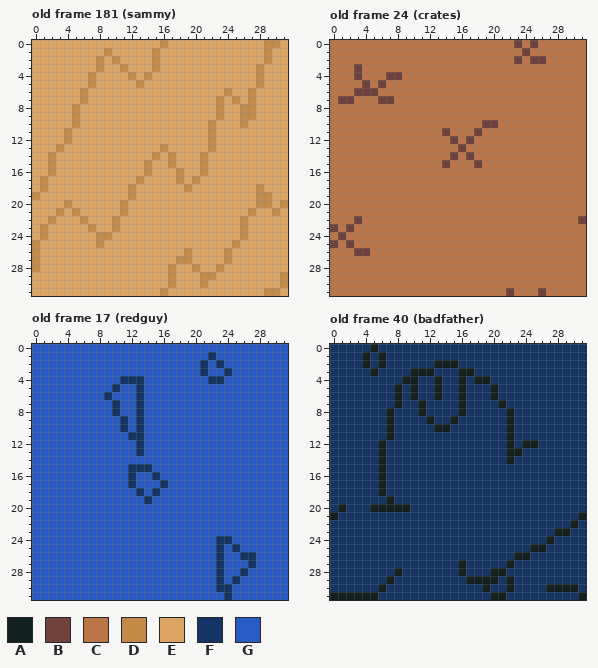
Two versions of one pixel-art file, ASSETs/graphics/patterns.aseprite. Above is the file before it was changed.
32x32 pixels, 213 frames. Shown: old frame 181 (sammy), old frame 24 (crates), old frame 17 (redguy), old frame 40 (badfather). The commit also changed other frames, which this record leaves out.
Palette (. is transparent): A #122020  B #71413b  C #bb7547  D #c38a47  E #dba463  F #143464  G #285cc4
Pixels before, old frame 181 (sammy), first column x 0:
 0 EEEEEEEEEEEEEEEEDEEEEEEEEEEEEDDE
 1 EEEEEEEEEDEEEEEDEEEEEEEEEEEEEDEE
 2 EEEEEEEEDEDEEEEDEEEEEEEEEEEEEDEE
 3 EEEEEEEEDEEDEEEDEEEEEEEEEEEEDEEE
 4 EEEEEEEDEEEEDEDEEEEEEEEEEEEEDEEE
 5 EEEEEEEDEEEEEDEEEEEEEEEEEEEEDEEE
 6 EEEEEEDEEEEEEEEEEEEEEEEEDEEDEEEE
 7 EEEEEEDEEEEEEEEEEEEEEEEDEDEDEEEE
 8 EEEEEDEEEEEEEEEEEEEEEEEDEEDDEEEE
 9 EEEEEDEEEEEEEEEEEEEEEEEDEEDDEEEE
10 EEEEEDEEEEEEEEEEEEEEEEDEEEDEEEEE
11 EEEEDEEEEEEEEEEEEEEEEEDEEEEEEEEE
12 EEEEDEEEEEEEEEEEEEEEEEDEEEEEEEEE
13 EEEDEEEEEEEEEEEEDEEEEEDEEEEEEEEE
14 EEDEEEEEEEEEEEEDEDEEEDEEEEEEEEEE
15 EEDEEEEEEEEEEEDEEDEEEDEEEEEEEEEE
16 EEDEEEEEEEEEEEDEEEDEEDEEEEEEEEEE
17 EDEEEEEEEEEEEDEEEEDEDEEEEEEEEEEE
18 EDEEEEEEEEEEDEEEEEEDEEEEEEEEDEEE
19 DEEEEEEEEEEEDEEEEEEEEEEEEEEEDDEE
20 EEEEDEEEEEEDEEEEEEEEEEEEEEEEDDED
21 EEEDEDEEEEEDEEEEEEEEEEEEEEEDEEDE
22 EEDEEEDEEEDEEEEEEEEEEEEEEEDEEEEE
23 EDEEEEEDEEDEEEEEEEEEEEEEEEDEEEEE
24 EDEEEEEEDDEEEEEEEEEEEEEEEEDEEEEE
25 DEEEEEEEDEEEEEEEEEEEEEEEEDEEEEEE
26 DEEEEEEEEEEEEEEEEEEDEEEEDEEEEEEE
27 DEEEEEEEEEEEEEEEEEDDEEEEDEEEEEEE
28 DEEEEEEEEEEEEEEEEDEEDEEDEEEEEEEE
29 EEEEEEEEEEEEEEEEEDEEEDDEEEEEEEED
30 EEEEEEEEEEEEEEEEEDEEEDEEEEEEEEED
31 EEEEEEEEEEEEEEEEDEEEEEEEEEEEEDDE
Pixels before, old frame 24 (crates), first column x 0:
 0 CCCCCCCCCCCCCCCCCCCCCCCBCBCCCCCC
 1 CCCCCCCCCCCCCCCCCCCCCCCCBCCCCCCC
 2 CCCCCCCCCCCCCCCCCCCCCCCBCBBCCCCC
 3 CCCBCCCCCCCCCCCCCCCCCCCCCCCCCCCC
 4 CCCBCCCBBCCCCCCCCCCCCCCCCCCCCCCC
 5 CCCCBCBCCCCCCCCCCCCCCCCCCCCCCCCC
 6 CCCBBBCCCCCCCCCCCCCCCCCCCCCCCCCC
 7 CBBCCCBBCCCCCCCCCCCCCCCCCCCCCCCC
 8 CCCCCCCCCCCCCCCCCCCCCCCCCCCCCCCC
 9 CCCCCCCCCCCCCCCCCCCCCCCCCCCCCCCC
10 CCCCCCCCCCCCCCCCCCCBBCCCCCCCCCCC
11 CCCCCCCCCCCCCCBCCCBCCCCCCCCCCCCC
12 CCCCCCCCCCCCCCCBCBCCCCCCCCCCCCCC
13 CCCCCCCCCCCCCCCCBCCCCCCCCCCCCCCC
14 CCCCCCCCCCCCCCCBCBCCCCCCCCCCCCCC
15 CCCCCCCCCCCCCCBCCCBCCCCCCCCCCCCC
16 CCCCCCCCCCCCCCCCCCCCCCCCCCCCCCCC
17 CCCCCCCCCCCCCCCCCCCCCCCCCCCCCCCC
18 CCCCCCCCCCCCCCCCCCCCCCCCCCCCCCCC
19 CCCCCCCCCCCCCCCCCCCCCCCCCCCCCCCC
20 CCCCCCCCCCCCCCCCCCCCCCCCCCCCCCCC
21 CCCCCCCCCCCCCCCCCCCCCCCCCCCCCCCC
22 CCCBCCCCCCCCCCCCCCCCCCCCCCCCCCCB
23 BCBCCCCCCCCCCCCCCCCCCCCCCCCCCCCC
24 CBCCCCCCCCCCCCCCCCCCCCCCCCCCCCCC
25 BCBCCCCCCCCCCCCCCCCCCCCCCCCCCCCC
26 CCCBBCCCCCCCCCCCCCCCCCCCCCCCCCCC
27 CCCCCCCCCCCCCCCCCCCCCCCCCCCCCCCC
28 CCCCCCCCCCCCCCCCCCCCCCCCCCCCCCCC
29 CCCCCCCCCCCCCCCCCCCCCCCCCCCCCCCC
30 CCCCCCCCCCCCCCCCCCCCCCCCCCCCCCCC
31 CCCCCCCCCCCCCCCCCCCCCCBCCCBCCCCC
Pixels before, old frame 17 (redguy), first column x 0:
 0 GGGGGGGGGGGGGGGGGGGGGGGGGGGGGGGG
 1 GGGGGGGGGGGGGGGGGGGGGGFGGGGGGGGG
 2 GGGGGGGGGGGGGGGGGGGGGFGFGGGGGGGG
 3 GGGGGGGGGGGGGGGGGGGGGFGGFGGGGGGG
 4 GGGGGGGGGGGFFFGGGGGGGGFFGGGGGGGG
 5 GGGGGGGGGGFGGFGGGGGGGGGGGGGGGGGG
 6 GGGGGGGGGFGGGFGGGGGGGGGGGGGGGGGG
 7 GGGGGGGGGGFGGFGGGGGGGGGGGGGGGGGG
 8 GGGGGGGGGGFGGFGGGGGGGGGGGGGGGGGG
 9 GGGGGGGGGGGFGFGGGGGGGGGGGGGGGGGG
10 GGGGGGGGGGGFGFGGGGGGGGGGGGGGGGGG
11 GGGGGGGGGGGGFFGGGGGGGGGGGGGGGGGG
12 GGGGGGGGGGGGGFGGGGGGGGGGGGGGGGGG
13 GGGGGGGGGGGGGFGGGGGGGGGGGGGGGGGG
14 GGGGGGGGGGGGGGGGGGGGGGGGGGGGGGGG
15 GGGGGGGGGGGGFFFGGGGGGGGGGGGGGGGG
16 GGGGGGGGGGGGFGGFGGGGGGGGGGGGGGGG
17 GGGGGGGGGGGGFGGGFGGGGGGGGGGGGGGG
18 GGGGGGGGGGGGGFGFGGGGGGGGGGGGGGGG
19 GGGGGGGGGGGGGGFGGGGGGGGGGGGGGGGG
20 GGGGGGGGGGGGGGGGGGGGGGGGGGGGGGGG
21 GGGGGGGGGGGGGGGGGGGGGGGGGGGGGGGG
22 GGGGGGGGGGGGGGGGGGGGGGGGGGGGGGGG
23 GGGGGGGGGGGGGGGGGGGGGGGGGGGGGGGG
24 GGGGGGGGGGGGGGGGGGGGGGGFFGGGGGGG
25 GGGGGGGGGGGGGGGGGGGGGGGFGFGGGGGG
26 GGGGGGGGGGGGGGGGGGGGGGGFGGFFGGGG
27 GGGGGGGGGGGGGGGGGGGGGGGFGGGFGGGG
28 GGGGGGGGGGGGGGGGGGGGGGGFGGFGGGGG
29 GGGGGGGGGGGGGGGGGGGGGGGFGFGGGGGG
30 GGGGGGGGGGGGGGGGGGGGGGGFFGGGGGGG
31 GGGGGGGGGGGGGGGGGGGGGGGGFGGGGGGG
Pixels before, old frame 40 (badfather), first column x 0:
 0 FFFFFAFFFFFFFFFFFFFFFFFFFFFFFFFF
 1 FFFFAFAFFFFFFFFFFFFFFFFFFFFFFFFF
 2 FFFFAFAFFFFFFAAAFFFFFFFFFFFFFFFF
 3 FFFFFAFFFFAAAFFFAAFFFFFFFFFFFFFF
 4 FFFFFFFFFAAFFAFFAFAAFFFFFFFFFFFF
 5 FFFFFFFFAFAFFAFFAFFFAFFFFFFFFFFF
 6 FFFFFFFFAFAFFAFFAFFFAFFFFFFFFFFF
 7 FFFFFFFFAFFAFFFFAFFFFAFFFFFFFFFF
 8 FFFFFFFAFFFAFFFFAFFFFFAFFFFFFFFF
 9 FFFFFFFAFFFFAFFAFFFFFFAFFFFFFFFF
10 FFFFFFFAFFFFFAAFFFFFFFAFFFFFFFFF
11 FFFFFFFAFFFFFFFFFFFFFFAFFFFFFFFF
12 FFFFFFAFFFFFFFFFFFFFFFAFAAFFFFFF
13 FFFFFFAFFFFFFFFFFFFFFFAAFFFFFFFF
14 FFFFFFAFFFFFFFFFFFFFFFAFFFFFFFFF
15 FFFFFFAFFFFFFFFFFFFFFFFFFFFFFFFF
16 FFFFFFAFFFFFFFFFFFFFFFFFFFFFFFFF
17 FFFFFFAFFFFFFFFFFFFFFFFFFFFFFFFF
18 FFFFFFAFFFFFFFFFFFFFFFFFFFFFFFFF
19 FFFFFFFAFFFFFFFFFFFFFFFFFFFFFFFF
20 FAFFFAAAAAFFFFFFFFFFFFFFFFFFFFFF
21 AFFFFFFFFFFFFFFFFFFFFFFFFFFFFFFA
22 FFFFFFFFFFFFFFFFFFFFFFFFFFFFFFAF
23 FFFFFFFFFFFFFFFFFFFFFFFFFFFFAAFF
24 FFFFFFFFFFFFFFFFFFFFFFFFFFFAFFFF
25 FFFFFFFFFFFFFFFFFFFFFFFFFAAFFFFF
26 FFFFFFFFFFFFFFFFFFFFFFFAAFFFFFFF
27 FFFFFFFFFFFFFFFFAFFFFFAFFFFFFFFF
28 FFFFFFFFAFFFFFFFAFFFAAFFFFFFFFFF
29 FFFFFFFAFFFFFFFFFAAAAFAFFFFFFFFF
30 FFFFFFAFFFFFFFFFFFFAFFAFFFFAAAAF
31 AAAAAAFFFFFFFFFFFFFFAAFFFFFFFFFA
And afterwards:
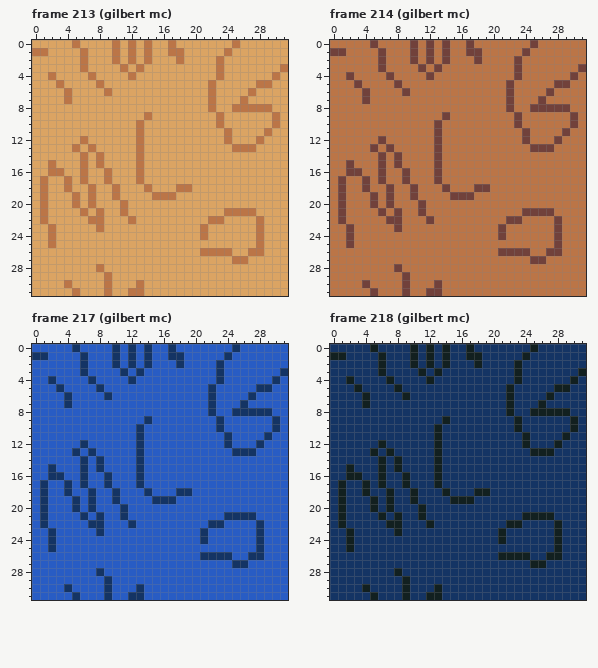
A new or re-ordered frame is compared with the old frame closest to it.
From old to new:
frames 213 -> 221
Changed rows in their new state; - is an unchanged pixel.
Frame 213 (gilbert mc) is new; against old frame 181 (sammy):
first column x 0:
 0 -----C----C-C-C-EC-------C---EE-
 1 CC----C--EC-C-CE-CC-----C----E--
 2 ------C-E-C-C-CE--C----C-----E--
 3 ------C-E--C-C-E-------C----E--C
 4 --C----C----C-E--------C----E-C-
 5 ---C---EC----E--------C-----CC--
 6 ----C-E--C------------C-E--C----
 7 ----C-E---------------CE-ECE----
 8 -----E----------------CE-CCCCC--
 9 -----E--------C--------C--EE--C-
10 -----E-------C--------EC--E---C-
11 ----E--------C--------E-C----C--
12 ----E-C------C--------E-C---C---
13 ---E-C-C-----C--E-----E--CCC----
14 --E---C-C----C-E-E---E----------
15 --C---C-C----CE--E---E----------
16 --CC--C--C---CE---E--E----------
17 -C--C-C--C---C----E-E-----------
18 -C--C--C--C-E-C---CC--------E---
19 EC---C-C--C-E--CCC----------EE--
20 -C--EC-C---C----------------EE-E
21 -C-E-EC-C--C------------CCCC--E-
22 -CE---ECC-E-C---------CC--E-C---
23 -EC----EC-E----------C----E-C---
24 -EC-----EE-----------C----E-C---
25 E-C-----E----------------E--C---
26 E------------------E-CCCC--CC---
27 E-----------------EE----ECC-----
28 E-------C--------E--E--E--------
29 ---------C-------E---EE--------E
30 ----C----C---C---E---E---------E
31 -----C---C--CC--E------------EE-
Frame 214 (gilbert mc) is new; against old frame 24 (crates):
first column x 0:
 0 -----B----B-B-B--B-----C--------
 1 BB----B---B-B-B--BB-------------
 2 ------B---B-B-B---B------CC-----
 3 ---C--B----B-B---------B-------B
 4 --BC----C---B----------B------B-
 5 ---BC-C-B-------------B-----BB--
 6 ---C-C---B------------B----B----
 7 -CC-B-CC--------------B---B-----
 8 ----------------------B--BBBBB--
 9 --------------B--------B------B-
10 -------------B-----CC--B------B-
11 -------------BC---C-----B----B--
12 ------B------B-C-C------B---B---
13 -----B-B-----B--C--------BBB----
14 ------B-B----B-C-C--------------
15 --B---B-B----BC---C-------------
16 --BB--B--B---B------------------
17 -B--B-B--B---B------------------
18 -B--B--B--B---B---BB------------
19 -B---B-B--B----BBB--------------
20 -B---B-B---B--------------------
21 -B----B-B--B------------BBBB----
22 -B-C---BB---B---------BB----B--C
23 C-------B------------B------B---
24 -CB------------------B------B---
25 C---------------------------B---
26 ---CC----------------BBBB--BB---
27 -------------------------BB-----
28 --------B-----------------------
29 ---------B----------------------
30 ----B----B---B------------------
31 -----B---B--BB--------C---C-----
Frame 217 (gilbert mc) is new; against old frame 17 (redguy):
first column x 0:
 0 -----F----F-F-F--F-------F------
 1 FF----F---F-F-F--FF---G-F-------
 2 ------F---F-F-F---F--G----------
 3 ------F----F-F-------G-FG------F
 4 --F----F---G-G--------G-------F-
 5 ---F----F-G--G--------F-----FF--
 6 ----F--------G--------F----F----
 7 ----F-----G--G--------F---F-----
 8 ----------G--G--------F--FFFFF--
 9 -----------G-GF--------F------F-
10 -----------G-----------F------F-
11 ------------G-----------F----F--
12 ------F-----------------F---F---
13 -----F-F-----------------FFF----
14 ------F-F----F------------------
15 --F---F-F---G-G-----------------
16 --FF--F--F--GF-G----------------
17 -F--F-F--F--GF--G---------------
18 -F--F--F--F--GFG--FF------------
19 -F---F-F--F---GFFF--------------
20 -F---F-F---F--------------------
21 -F----F-F--F------------FFFF----
22 -F-----FF---F---------FF----F---
23 --F-----F------------F------F---
24 --F------------------F-GG---F---
25 --F--------------------G-G--F---
26 ---------------------FF-F-G-F---
27 -----------------------G-FFG----
28 --------F--------------G--G-----
29 ---------F-------------G-G------
30 ----F----F---F---------GG-------
31 -----F---F--FF----------G-------
Frame 218 (gilbert mc) is new; against old frame 40 (badfather):
first column x 0:
 0 ----------A-A-A--A-------A------
 1 AA--F-----A-A-A--AA-----A-------
 2 ----F-----A-AF-F--A----A--------
 3 -----FA---F-FA--FF-----A-------A
 4 --A----A-FF-AF--F-FF---A------A-
 5 ---A------F--F--F---F-A-----AA--
 6 ----A---FAF--F--F---F-A----A----
 7 ----A---F--F----F----FA---A-----
 8 -------F---F----F--------AAAAA--
 9 -------F----F-AF------FA------A-
10 -------F------F-------FA------A-
11 -------F-----A--------F-A----A--
12 -------------A--------F--F--A---
13 -----AFA-----A--------FF-AAA----
14 --------A----A--------F---------
15 --A-----A----A------------------
16 --AA-----A---A------------------
17 -A--A----A---A------------------
18 -A--A-FA--A---A---AA------------
19 -A---A----A----AAA--------------
20 ------F-FF-A--------------------
21 FA----A-A--A------------AAAA---F
22 -A-----AA---A---------AA----A-F-
23 --A-----A------------A-------F--
24 --A------------------A-----FA---
25 --A----------------------FF-A---
26 ---------------------AA----AA---
27 ----------------F-----F--AA-----
28 ----------------F---FF----------
29 -------F-A-------FFFF-F---------
30 ----A-F--A---A-----F--F----FFFF-
31 FFFFF----A--AA------FF---------F
Where, in picture pixels (left, top, right, bottom), the same in both pictures:
changed: (32, 40, 288, 296)
changed: (330, 40, 586, 296)
changed: (32, 344, 288, 600)
changed: (330, 344, 586, 600)
